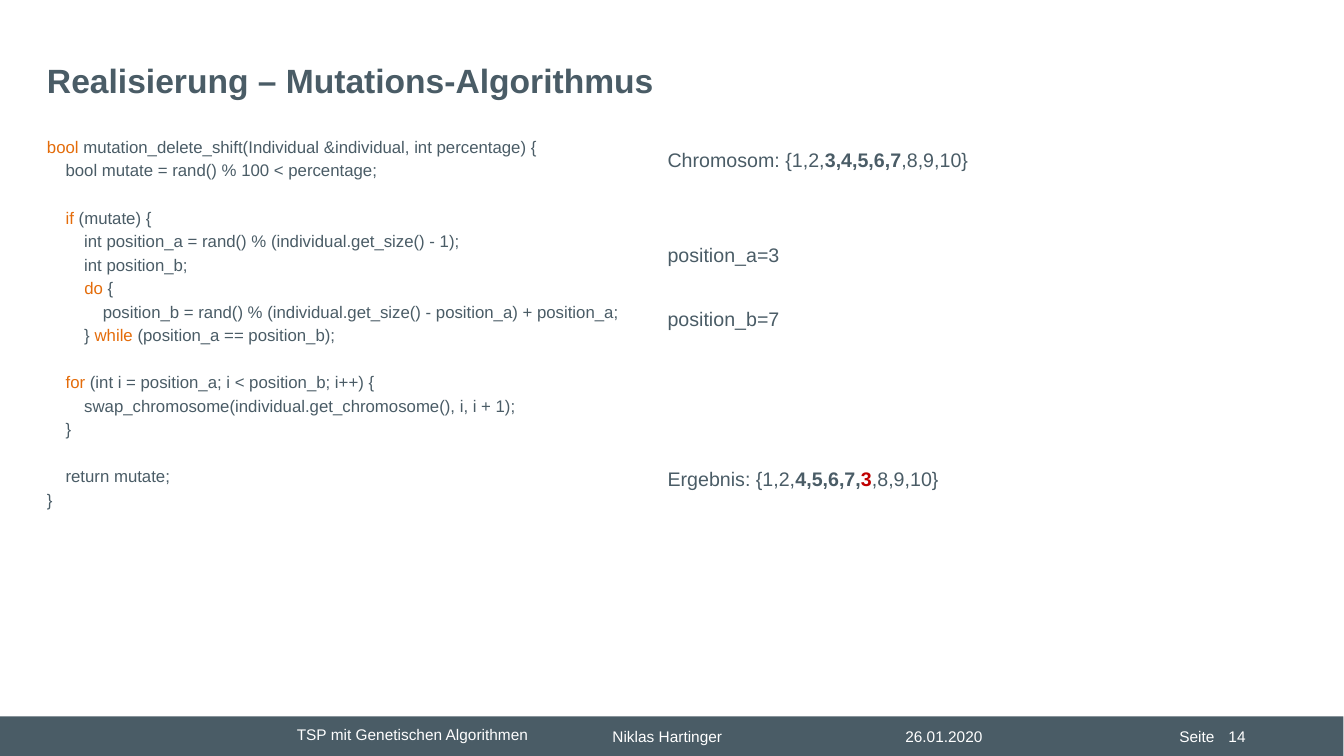
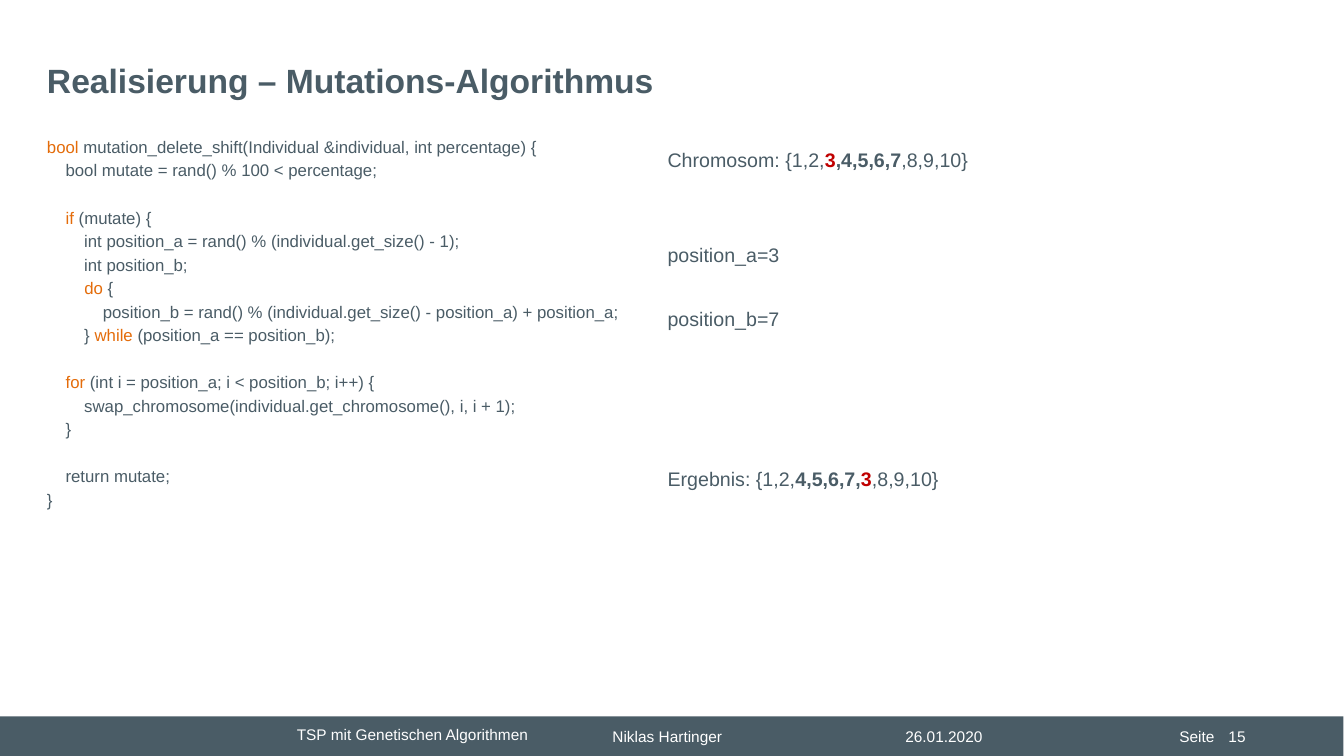
Before and after one commit to nhrt/Genetic-Algorithms, a slide deck: slide 15 of Projektvortrag/Präsentation Projektvortrag.pptx (slide 14 before the commit). Drawn at 1344x756 pixels with LibreOffice and Linux fonts; fonts in the diff are those of the drawing; background and template pictures are left out. Boxes give left, top, right and bottom in pixels: in the first picture for what was removed or moved away, otherwise in the second. Text is boxed around its words. In the diff, an @@ line names an element or a change of style, - is before the commit and + after.

```diff
--- a/Projektvortrag/Präsentation Projektvortrag.pptx
+++ b/Projektvortrag/Präsentation Projektvortrag.pptx
@@ text at bbox=[668, 153, 968, 171]: text colour #4A5C66 to #C00000 in "{1,2,3,4,5,6,7,8,9,10}" @@
@@ page number at bbox=[1228, 731, 1245, 742]: text changed @@
-14
+15
```
Also in this commit, not shown: 2 other slides changed, 1 slide added.
